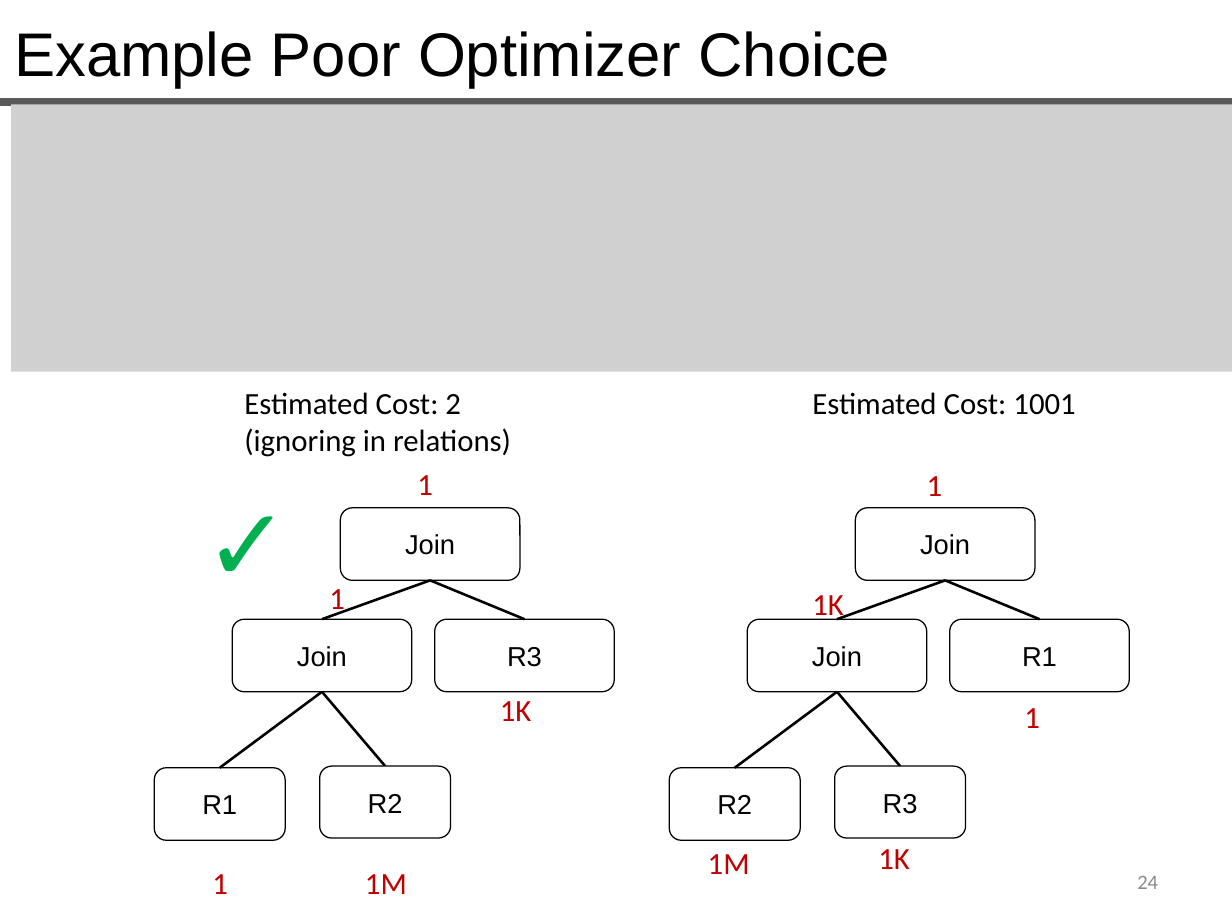
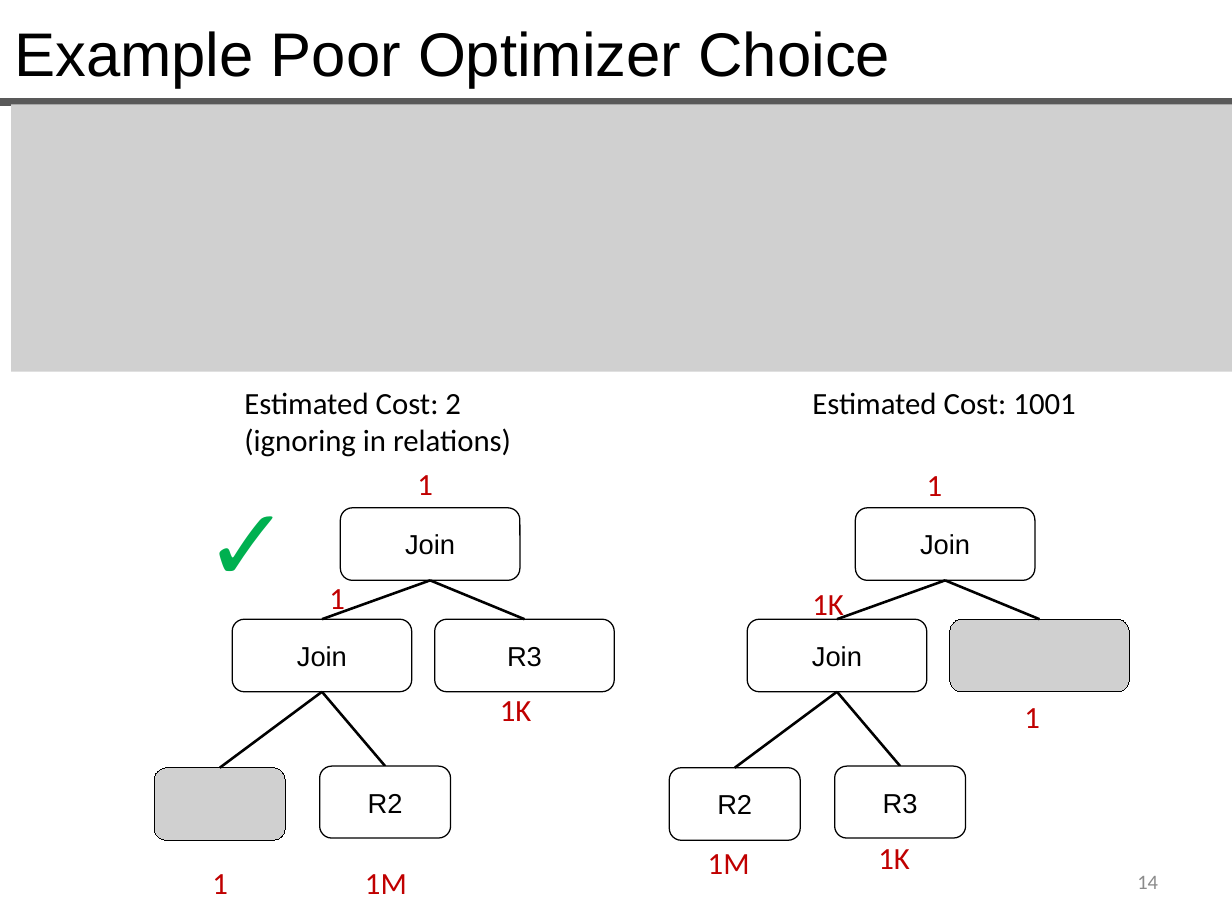
Before and after one commit to queryproc/slides, a slide deck: slide 14 of 15-16-query-optimization.pptx (slide 24 before the commit). Drawn at 1232x924 pixels with LibreOffice and Linux fonts; fonts in the diff are those of the drawing; grey boxes stand for pictures. Boxes give left, top, right and bottom in pixels: in the first picture for what was removed or moved away, otherwise in the second. Text is boxed around its words. In the diff, an @@ line names an element or a change of style, - is before the commit and + after.

```diff
--- a/15-16-query-optimization.pptx
+++ b/15-16-query-optimization.pptx
@@ rounded rectangle removed at <box>950,620,1130,692</box> @@
-R1
@@ picture added at <box>950,620,1130,692</box> @@
@@ rounded rectangle removed at <box>154,768,285,840</box> @@
-R1
@@ picture added at <box>154,768,285,840</box> @@
@@ page number at <box>1137,876,1158,889</box>: text changed @@
-24
+14
```
Also in this commit, not shown: 8 other slides changed, 4 slides added, 1 slide removed, 1 other file.
